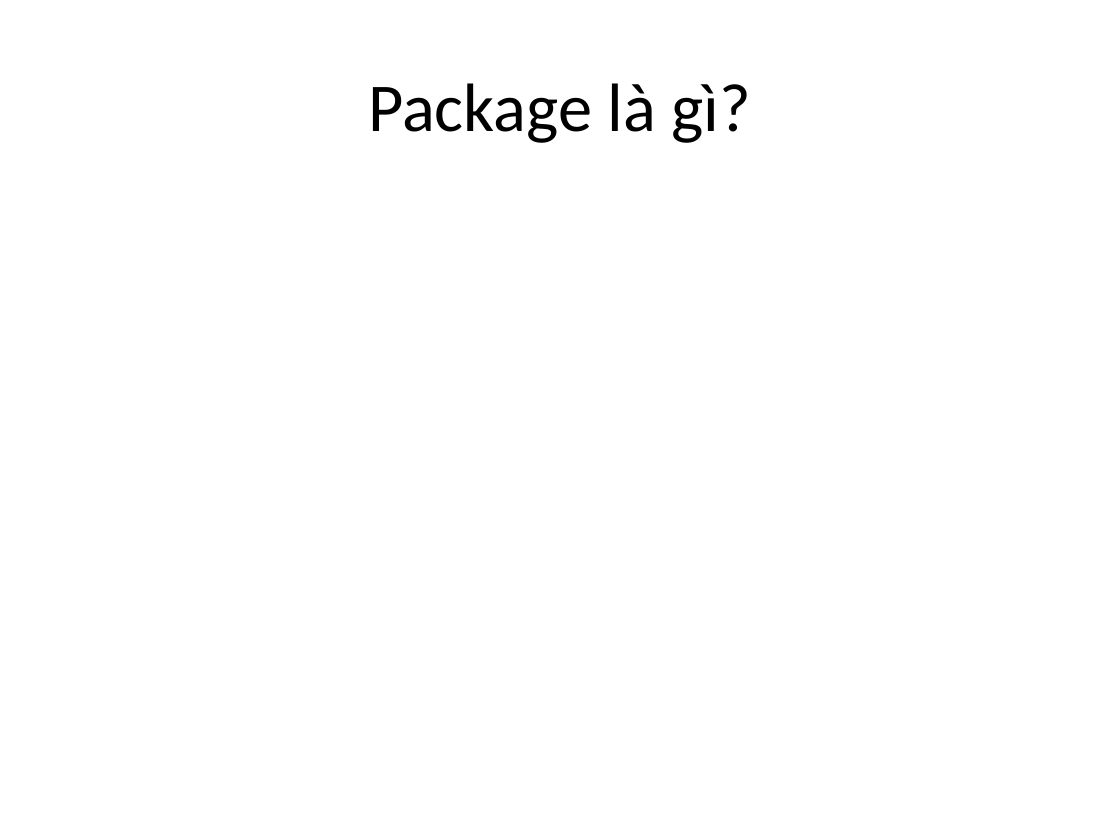
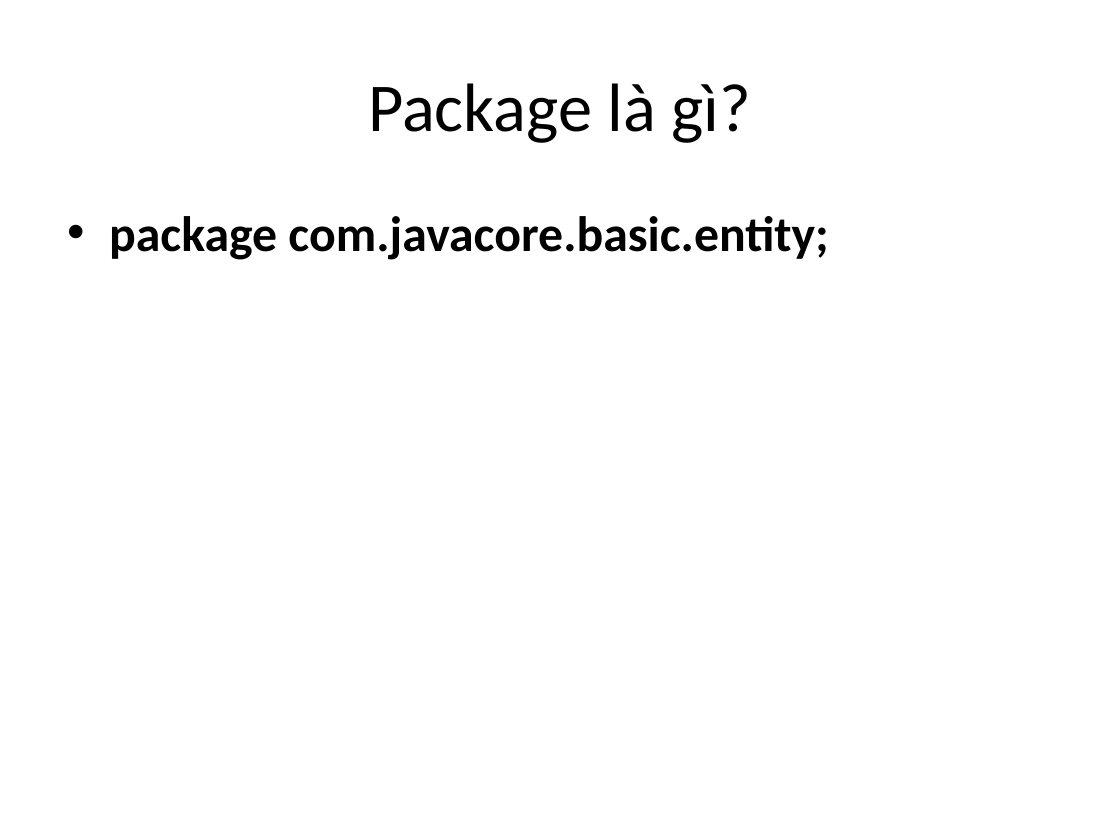
Before and after one commit to phithanh97cs/T3H, a slide deck: slide 3 of 4. Ebook/Java Core/Classes and Object.pptx. Drawn at 1120x840 pixels with LibreOffice and Linux fonts; fonts in the diff are those of the drawing. Boxes give left, top, right and bottom in pixels: in the first picture for what was removed or moved away, otherwise in the second. Text is boxed around its words. In the diff, an @@ line names an element or a change of style, - is before the commit and + after.

```diff
--- a/4. Ebook/Java Core/Classes and Object.pptx
+++ b/4. Ebook/Java Core/Classes and Object.pptx
@@ text added at box(109, 216, 828, 260), 32 pt, text #000000, bold @@
+• package com.javacore.basic.entity;
```
Also in this commit, not shown: 2 other files.
